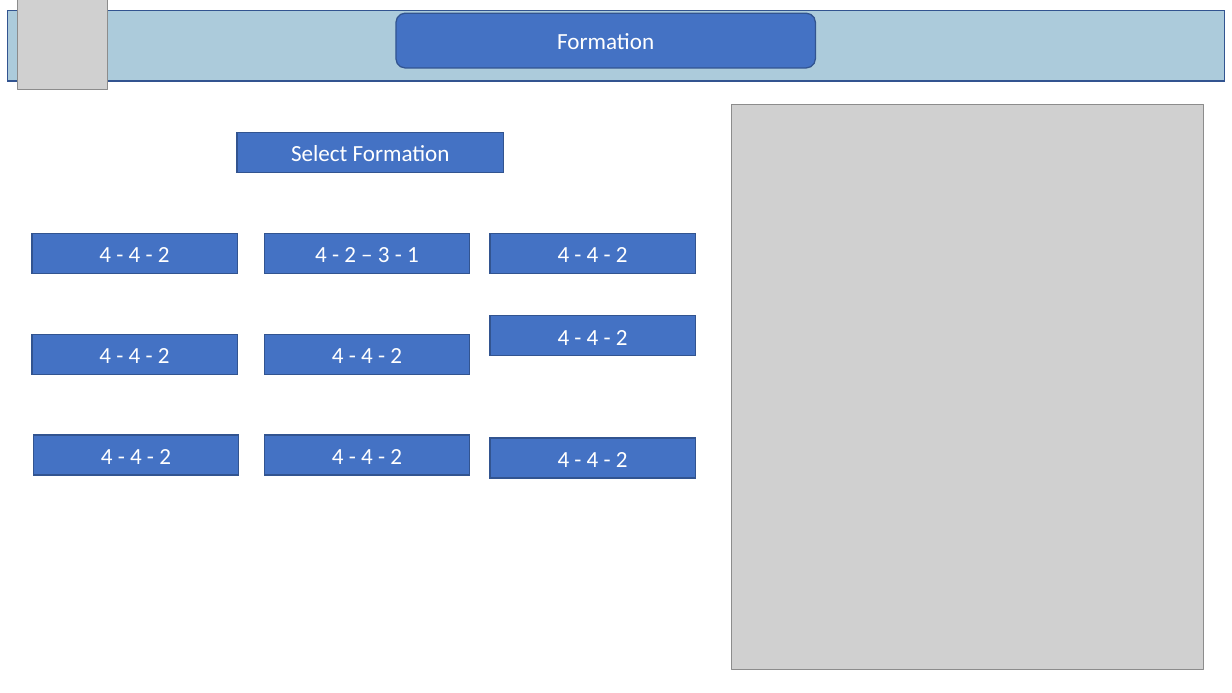
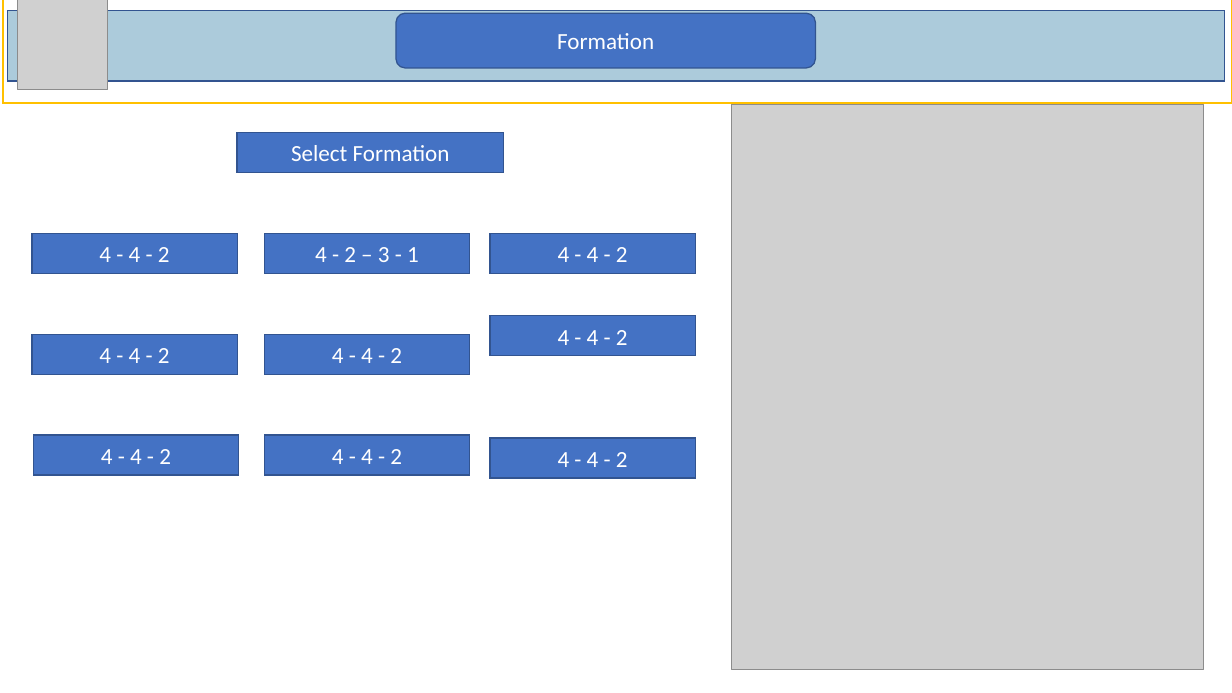
Before and after one commit to HidayatFahmi/DibimbingGIT1, a slide deck: slide 1 of Projects/Football.pptx. Drawn at 1232x693 pixels with LibreOffice and Linux fonts; fonts in the diff are those of the drawing; grey boxes stand for pictures; background and template pictures are left out. Boxes give left, top, right and bottom in pixels: in the first picture for what was removed or moved away, otherwise in the second. Text is boxed around its words. In the diff, an @@ line names an element or a change of style, - is before the commit and + after.

```diff
--- a/Projects/Football.pptx
+++ b/Projects/Football.pptx
@@ rectangle added at [3,0,1232,104], outline #FFC000 1.5 pt @@
```
Also in this commit, not shown: 2 other slides changed, 21 other files.
